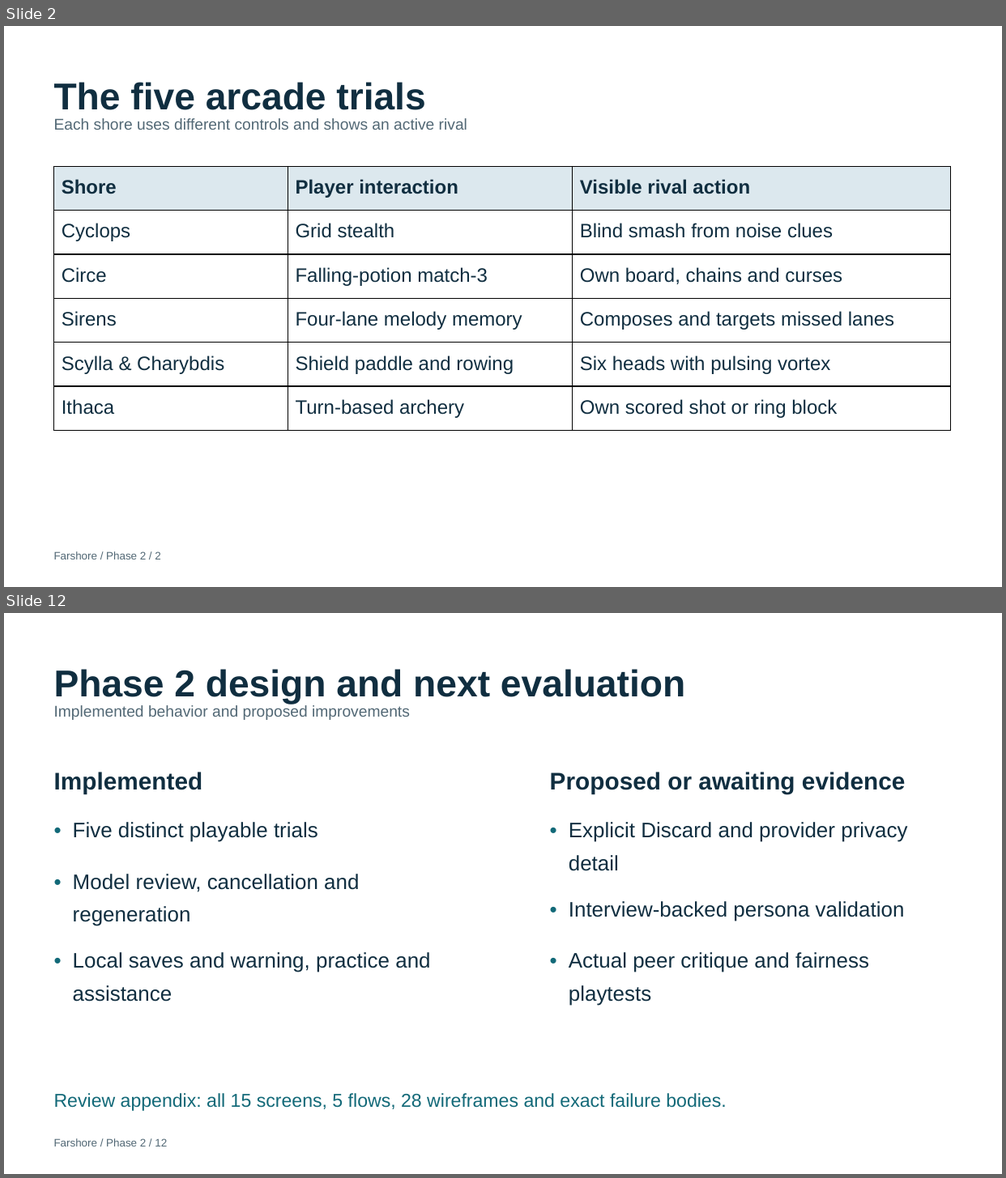
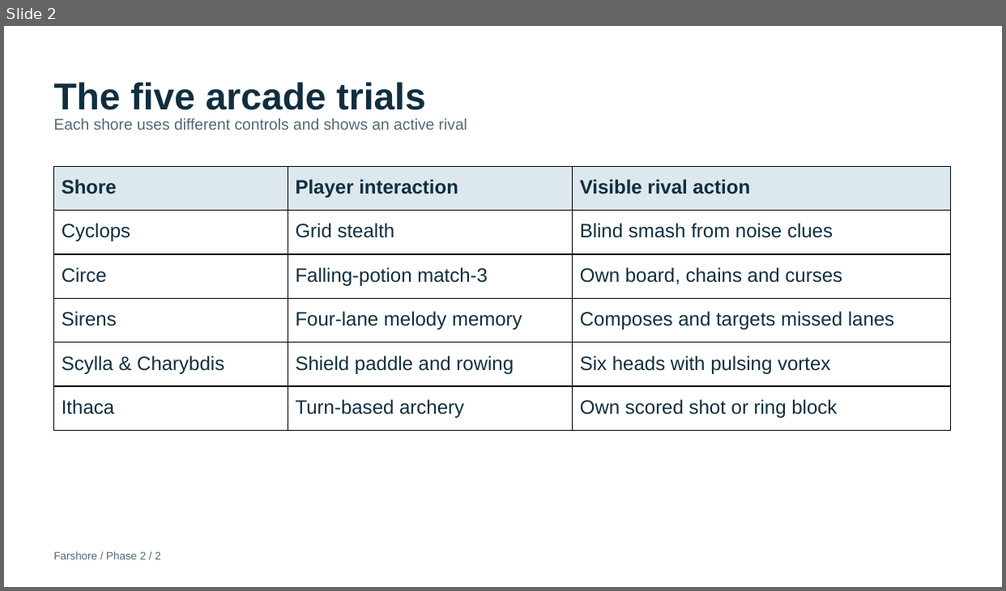
Before and after one commit to RavangDai/Farshore, a slide deck: Farshore Context and Assisment/docs/assignment/phase2-arcade/Farshore-Phase-2-Arcade-Presentation.pptx. Shown one above the other, each under a label of ours: slides 2 and 12 before the commit, slide 2 after it; the slides between them are not shown. The pictures are 1006x1178 and 1006x591 pixels, drawn with LibreOffice and Linux fonts; fonts in the diff are those of the drawing. Boxes give left, top, right and bottom in pixels: in the first picture for what was removed or moved away, otherwise in the second. Text is boxed around its words. In the diff, an @@ line names an element or a change of style, - is before the commit and + after.

```diff
--- a/Farshore Context and Assisment/docs/assignment/phase2-arcade/Farshore-Phase-2-Arcade-Presentation.pptx
+++ b/Farshore Context and Assisment/docs/assignment/phase2-arcade/Farshore-Phase-2-Arcade-Presentation.pptx
@@ slide 12 removed at box(4, 613, 1002, 1174), background #FFFFFF @@
@@ text removed at box(54, 669, 685, 704) @@
-Phase 2 design and next evaluation
@@ text removed at box(54, 705, 410, 720) @@
-Implemented behavior and proposed improvements
@@ text removed at box(54, 772, 203, 794) @@
-Implemented
@@ text removed at box(550, 772, 906, 794) @@
-Proposed or awaiting evidence
@@ text removed at box(54, 809, 68, 849) @@
-•
@@ text removed at box(73, 822, 318, 842) @@
-Five distinct playable trials
@@ text removed at box(550, 809, 564, 849) @@
-•
@@ text removed at box(569, 822, 907, 871) @@
-Explicit Discard and provider privacy detail
@@ text removed at box(54, 861, 68, 901) @@
-•
@@ text removed at box(73, 874, 359, 926) @@
-Model review, cancellation and regeneration
@@ text removed at box(550, 888, 564, 928) @@
-•
@@ text removed at box(569, 901, 905, 922) @@
-Interview-backed persona validation
@@ text removed at box(54, 940, 68, 980) @@
-•
@@ text removed at box(73, 952, 430, 1002) @@
-Local saves and warning, practice and assistance
@@ text removed at box(550, 940, 564, 980) @@
-•
@@ text removed at box(569, 952, 869, 1006) @@
-Actual peer critique and fairness playtests
@@ text removed at box(54, 1093, 726, 1111) @@
-Review appendix: all 15 screens, 5 flows, 28 wireframes and exact failure bodies.
@@ text removed at box(54, 1139, 167, 1147) @@
-Farshore / Phase 2 / 12
```
Also in this commit, not shown: 4 slides changed, 2 slides added, 44 other slides removed, 8 other files.
